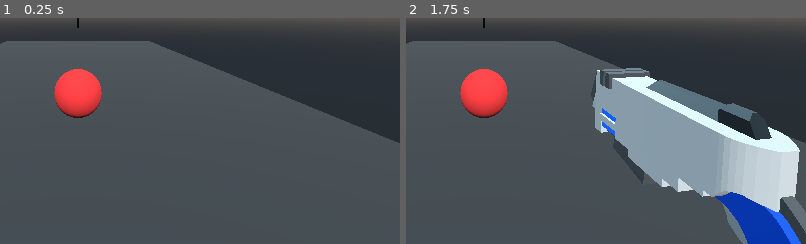
Above: before the commit, frames 1-2 (left to right).
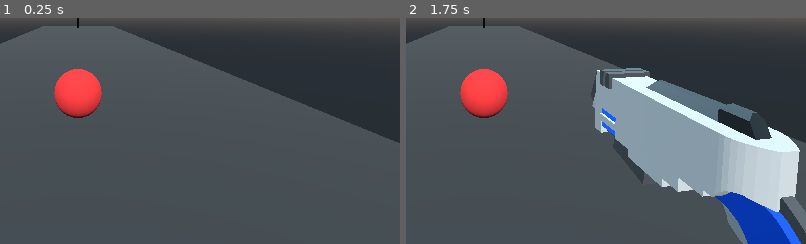
Above: after the commit, the same moments.

Repository: Inateblig/AimTrainer
Game: Godot game, scene res://src/scenes/World.tscn
The game is run twice, just before and just after one commit, with the same random seed, the same clock (stepped at 60 frames per second) and the same inputs.
Inputs (mouse positions are % of the whole screen's width and height, from its top left):
- Up to frame 1 (0.25 s): no input
- Up to frame 2 (1.75 s): click (31, 11) at 0.52 s; tap Enter at 1.25 s; move the mouse to (72, 43) at 1.27 s; hold F (right) from 1.28 s (still down); hold D (bwd) from 1.28 s (still down); tap Space (jump) at 1.52 s
The pictures show only the part of the screen within x 40-90%, y 50-100%; the shares and areas given below are measured in that part.

The runs differ from the first frame. In frame 1, 1.7% of the frame differs, in the area x 2-37%, y 3-11%; in frame 2, 1.7%.
Error in both runs: Invalid call. Nonexistent 'int' constructor. (res://src/scenes/World.gd:36)

Commit message:
made the plane bigger

Diff:
--- a/src/scenes/World.tscn
+++ b/src/scenes/World.tscn
@@ -16,7 +16,7 @@
 script = ExtResource( 4 )
 
 [node name="Ground" type="MeshInstance" parent="."]
-transform = Transform( 12.1, 0, 0, 0, 1, 0, 0, 0, 48.0737, 0, 0, -13.1422 )
+transform = Transform( 12.1, 0, 0, 0, 1, 0, 0, 0, 102.683, 0, 0, -13.1422 )
 mesh = SubResource( 1 )
 material/0 = ExtResource( 1 )
 
